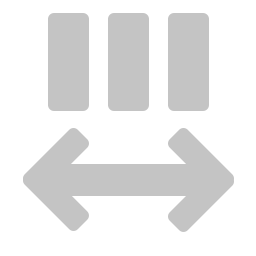
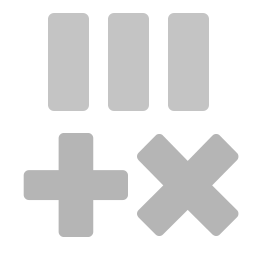
Two versions of the same layered image (w=256, h=256). Layer-by-layer changes:
added layer "×" above "+" over [137, 134, 239, 236]
added layer "+" above "Arrow" over [23, 133, 128, 237]
moved "Rectangle 2 copy 4" into group "Arrow" over [23, 165, 89, 231]
moved "Rectangle 2 copy 3" into group "Arrow" over [23, 128, 89, 194]
moved "Rectangle 2 copy 2" into group "Arrow" over [168, 128, 234, 194]
moved "Rectangle 2 copy" into group "Arrow" over [168, 166, 234, 232]
moved "Rectangle 2" into group "Arrow" over [48, 164, 209, 196]
